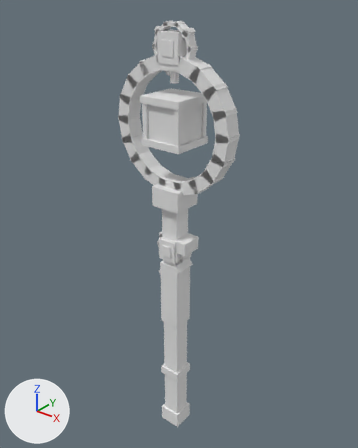
The OBJ model src/main/resources/assets/ashbound/models/mesh/diastole.obj as it was, and as the next commit left it.
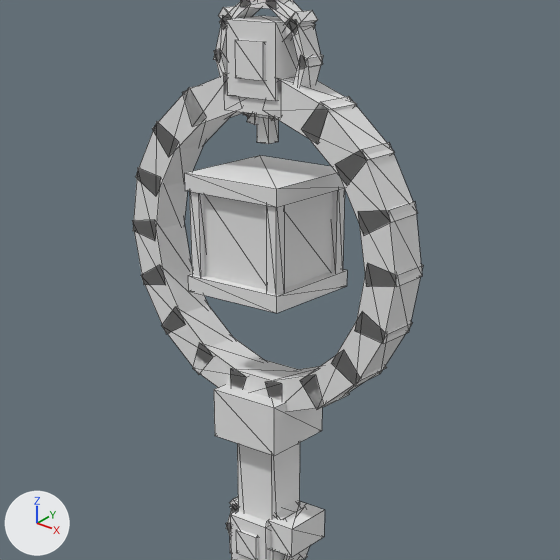
There are two pictures of each version: one whole from a 50 mm camera at (2.418, -2.857, 2.356) aimed at (0.459, -0.407, 0.837), one close up on the part from 17% to 83% of the width and 5% to 58% of the height. The axes (+X, +Y, +Z) are drawn at lower left. The lights are the same throughout. The last two pictures show the newer version. The close-ups show mesh edges as thin lines. Where no turn or scale is listed for an object, it has been applied to the vertices.

Objects in the first close-up: 'diastole'.
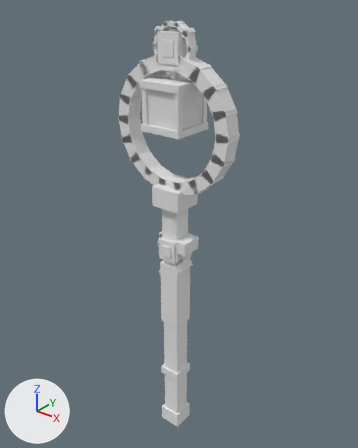
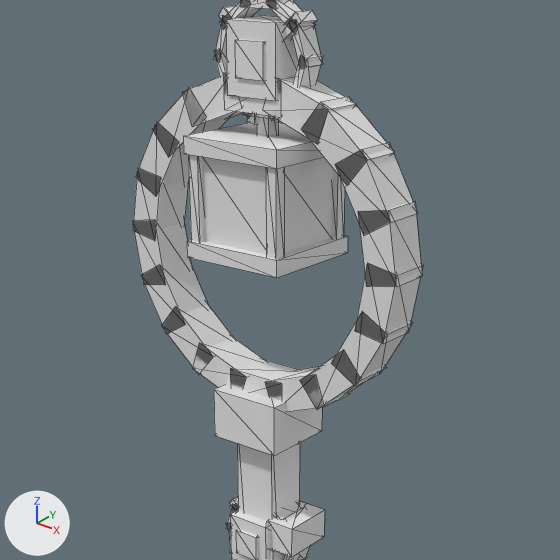
Edits to the bpy script that builds the scene:
```text
Change me_diastole:
    where me_diastole.from_pydata(...)  # 512 vertices, 768 faces; spans x 0.06..0.94, y -0.65..-0.35, z -0.9..2.16
    used by ob_diastole; location = (0.0, 0.0, 0.0)
    me_diastole part 1: the loose piece of 8 vertices spanning x 0.35..0.65, y -0.65..-0.35, z 1.44..1.49 is moved by (0.0, 0.0, 0.09)
    me_diastole part 2: the loose piece of 8 vertices spanning x 0.35..0.65, y -0.65..-0.35, z 1.71..1.75 is moved by (0.0, 0.0, 0.09)
    me_diastole part 3: the loose piece of 8 vertices spanning x 0.36..0.39, y -0.64..-0.61, z 1.47..1.72 is moved by (0.0, 0.0, 0.09)
    me_diastole part 4: the loose piece of 8 vertices spanning x 0.61..0.64, y -0.39..-0.36, z 1.47..1.72 is moved by (0.0, 0.0, 0.09)
    me_diastole part 5: the loose piece of 8 vertices spanning x 0.61..0.64, y -0.64..-0.61, z 1.47..1.72 is moved by (0.0, 0.0, 0.09)
    me_diastole part 6: the loose piece of 8 vertices spanning x 0.38..0.62, y -0.62..-0.37, z 1.47..1.72 is moved by (0.0, 0.0, 0.09)
```

Location of each change, (x1, y1, x2, y2) in pixels of the close-ups (560 x 560 px; the box of a moved part takes in the faces that stretch with it):
part 1 of me_diastole, moved or reshaped
    before: (188, 269, 347, 313)
    after: (187, 235, 348, 278)
part 2 of me_diastole, moved or reshaped
    before: (184, 155, 344, 207)
    after: (183, 123, 323, 169)
part 3 of me_diastole, moved or reshaped
    before: (189, 191, 205, 277)
    after: (188, 155, 204, 242)
part 4 of me_diastole, moved or reshaped
    before: (331, 188, 345, 273)
    after: (332, 169, 345, 239)
part 5 of me_diastole, moved or reshaped
    before: (266, 205, 284, 295)
    after: (266, 167, 284, 259)
part 6 of me_diastole, moved or reshaped
    before: (203, 191, 333, 290)
    after: (202, 157, 333, 254)
